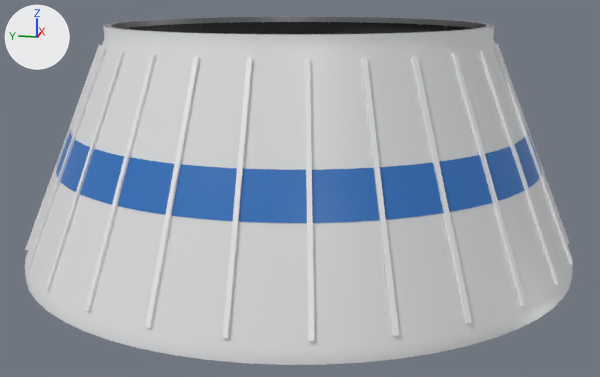
An edit to the FBX model unity/MissionForge/Assets/MissionForge/Art/Models/Kit/adapter_d54_to_d37.fbx, drawn before and after from the same camera.
One viewpoint serves both versions: a camera (50 mm lens) standing at (-8.08, -1.63, 2.67) and looking at (-0.11, -0.03, 0.68). Arrows for +X, +Y and +Z are at upper left; the lights stay in place. The older version comes first. Objects named as collision shapes, trigger or cutter boxes, shadow casters or lower levels of detail are left out. Where no turn or scale is listed for an object, it has been applied to the vertices.

In view in the first picture: 'adapter_d54_to_d37_LOD0'.
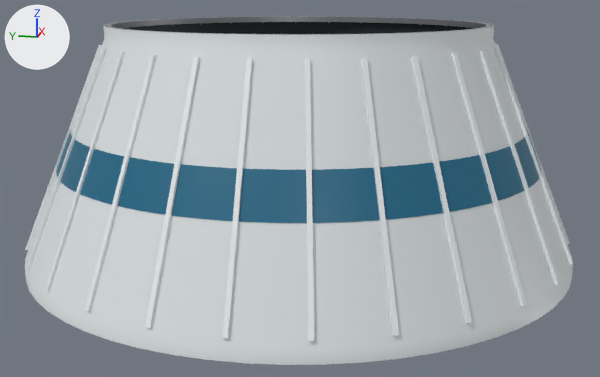
Pixel boxes (x1, y1, x2, y2) of what changed, in the pictures (600 x 377 px):
```json
{"object": "adapter_d54_to_d37_LOD0", "change": "recoloured", "before": [54, 20, 555, 326], "after": [54, 20, 555, 326], "on screen": "blue to dark blue"}
```

The change, as JSON lines over the scene's bpy script:
```json
{"op": "set", "path": "mat_livery.base_color", "old": "(0.03, 0.17, 0.52)", "new": "(0.0086, 0.138, 0.242)", "note": "blue #3073bf -> cyan #176887"}
```
